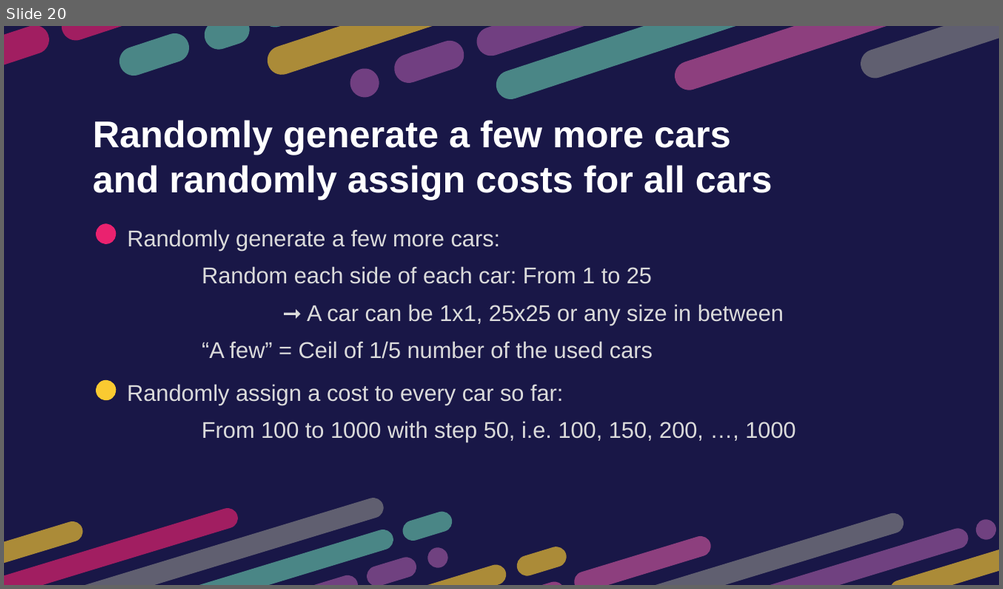
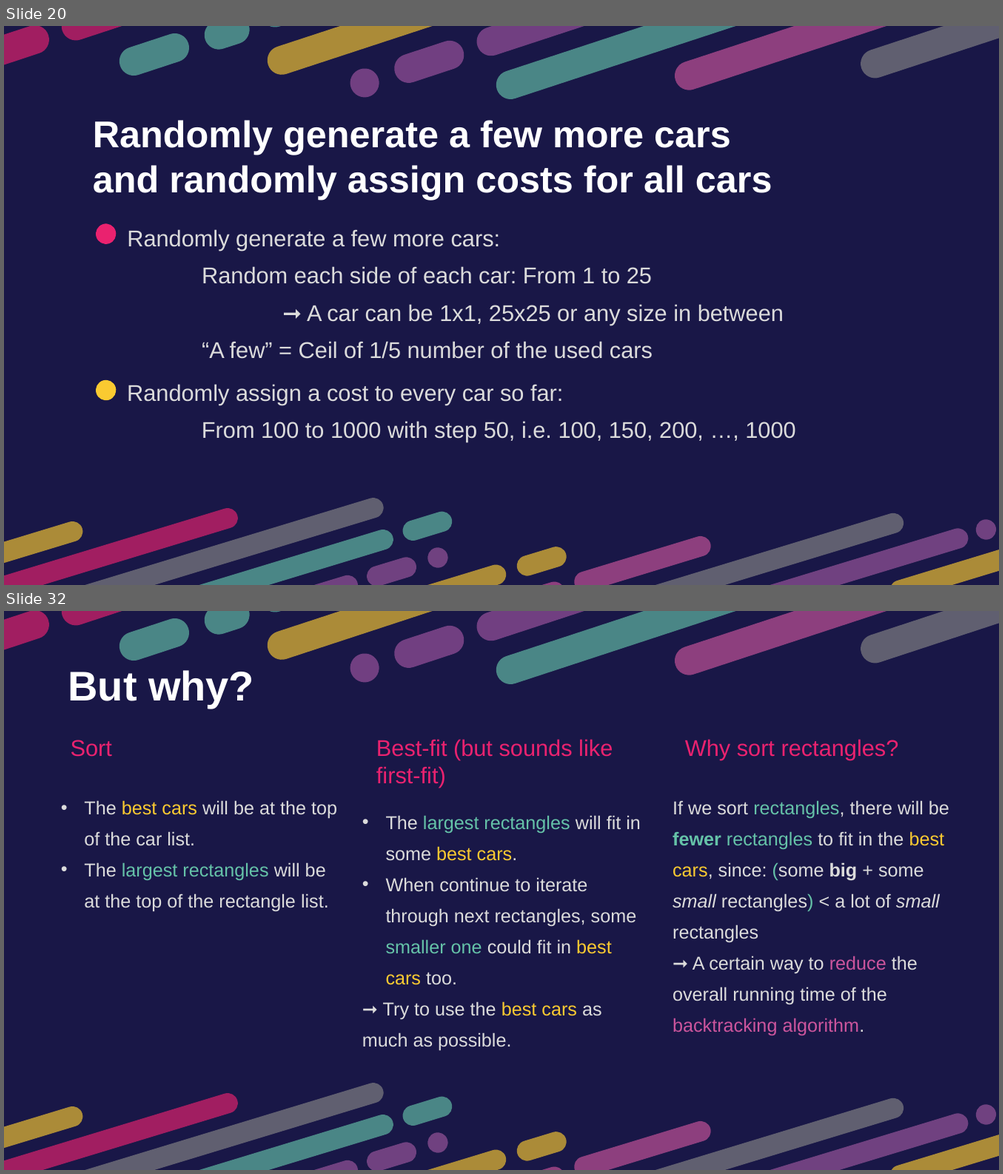
Before and after one commit to htnminh/optimization-project, a slide deck: presentation/General 2D Bin Packing Problem.pptx. Shown one above the other, each under a label of ours: slide 20 before the commit, slides 20 and 32 after it; the slides between them are not shown. The pictures are 1003x589 and 1003x1174 pixels, drawn with LibreOffice and Linux fonts; fonts in the diff are those of the drawing. Boxes give left, top, right and bottom in pixels: in the first picture for what was removed or moved away, otherwise in the second. Text is boxed around its words. In the diff, an @@ line names an element or a change of style, - is before the commit and + after.

```diff
--- a/presentation/General 2D Bin Packing Problem.pptx
+++ b/presentation/General 2D Bin Packing Problem.pptx
@@ slide 32 added at <box>4,611,999,1170</box>, background #191747 @@
@@ group added at <box>4,611,999,777</box>: 15 freeform shapes @@
@@ text added at <box>68,670,254,707</box>, 40 pt, text #FFFFFF, bold @@
+But why?
@@ text added at <box>71,740,112,757</box>, 22 pt, text #EA226F @@
+Sort
@@ text added at <box>376,739,612,788</box>, 22 pt, text #EA226F @@
+Best-fit (but sounds like first-fit)
@@ text added at <box>685,739,899,760</box>, 22 pt, text #EA226F @@
+Why sort rectangles?
@@ text added at <box>84,800,337,912</box>, 18 pt, text #DBDBDB @@
+• The best cars will be at the top of the car list.
+• The largest rectangles will be at the top of the rectangle list.
@@ text added at <box>672,800,949,1036</box>, 18 pt, text #DBDBDB @@
+If we sort rectangles, there will be fewer rectangles to fit in the best cars, since: (some big + some small rectangles) < a lot of small rectangles
+➞ A certain way to reduce the overall running time of the backtracking algorithm.
@@ text added at <box>362,815,640,1051</box>, 18 pt, text #DBDBDB @@
+• The largest rectangles will fit in some best cars.
+• When continue to iterate through next rectangles, some smaller one could fit in best cars too.
+➞ Try to use the best cars as much as possible.
@@ group added at <box>4,1014,999,1170</box>: 20 freeform shapes @@
```
Also in this commit, not shown: 14 slides changed, 4 other slides added, 19 other files.
